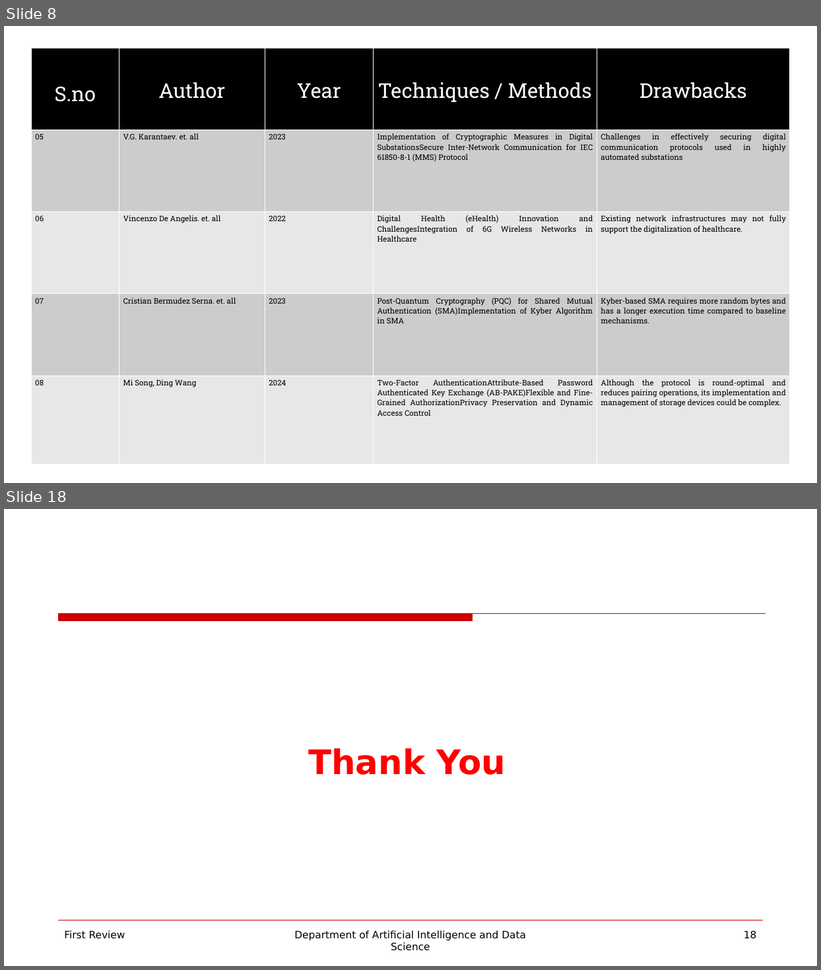
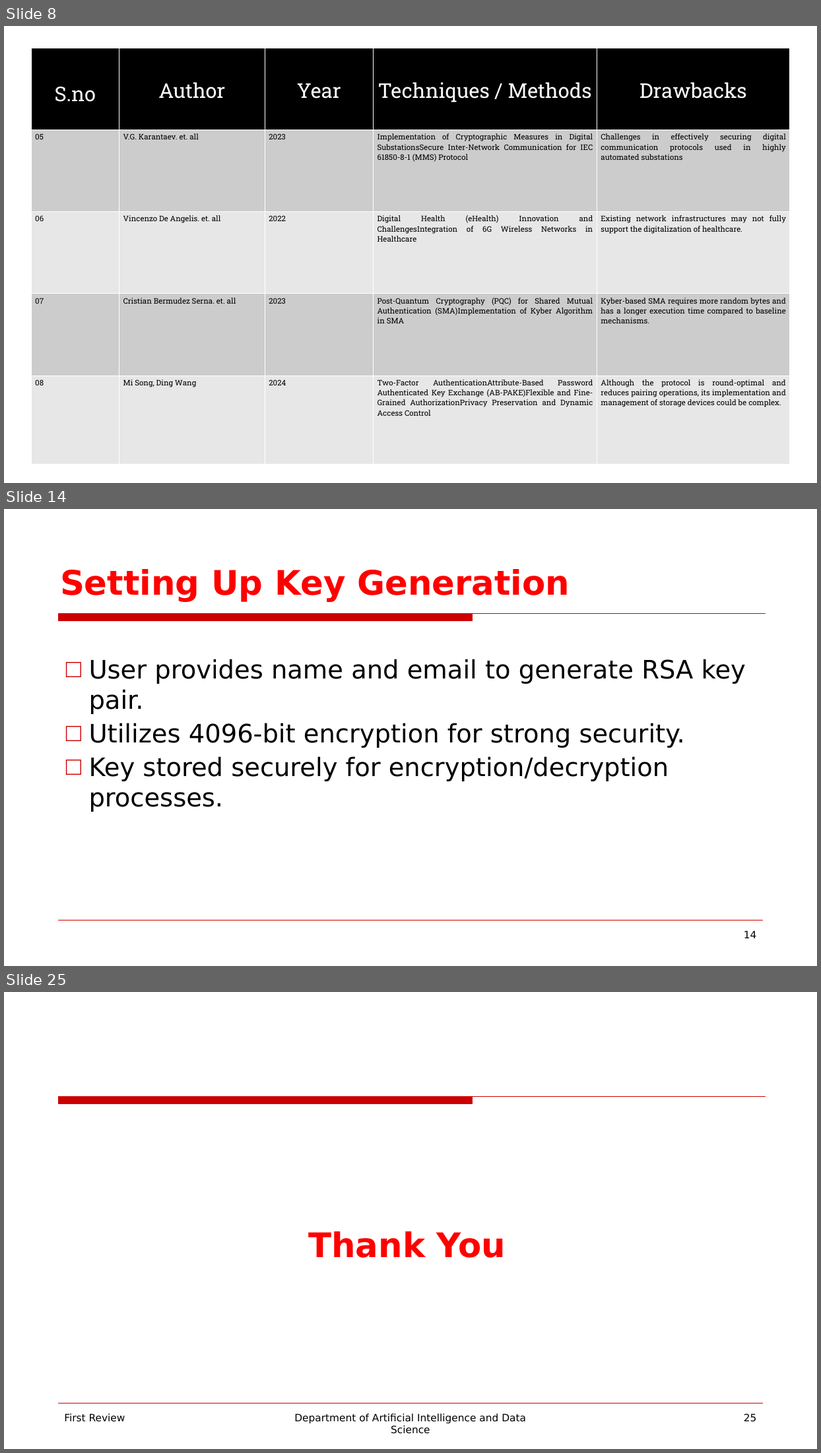
Before and after one commit to guru0005/Mini-Project-for-Data-Science-221801014, a slide deck: PPT/Mini Project for Data Science PPT.pptx. Shown one above the other, each under a label of ours: slides 8 and 18 before the commit, slides 8, 14 and 25 after it; the slides between them are not shown. The pictures are 821x970 and 821x1453 pixels, drawn with LibreOffice and Linux fonts; fonts in the diff are those of the drawing; background and template pictures are left out. Boxes give left, top, right and bottom in pixels: in the first picture for what was removed or moved away, otherwise in the second. Text is boxed around its words. In the diff, an @@ line names an element or a change of style, - is before the commit and + after.

```diff
--- a/PPT/Mini Project for Data Science PPT.pptx
+++ b/PPT/Mini Project for Data Science PPT.pptx
@@ slide 14 added at box(4, 509, 817, 966), background picture (left out); not listed: 2 template elements that a slide beside it also shows @@
@@ title added at box(60, 569, 570, 602), 40 pt, text #FF0000, bold @@
+Setting Up Key Generation
@@ text added at box(89, 659, 746, 812), 30 pt, text #000000 @@
+□ User provides name and email to generate RSA key pair.
+□ Utilizes 4096-bit encryption for strong security.
+□ Key stored securely for encryption/decryption processes.
@@ page number added at box(744, 931, 757, 939), 12 pt, text #000000 @@
+14
@@ what was slide 18 is now slide 25 @@
@@ page number at box(744, 1414, 757, 1422): text changed @@
-18
+25
```
Also in this commit, not shown: 12 slides changed, 6 other slides added.
